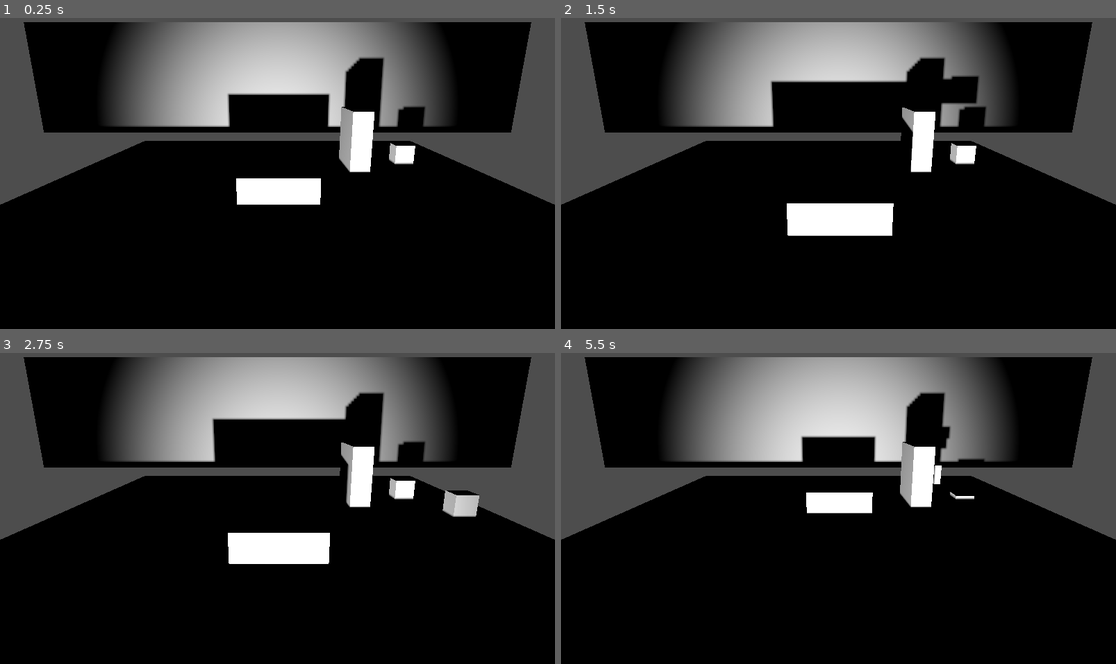
Above: before the commit, frames 1-4 (two rows, left to right).
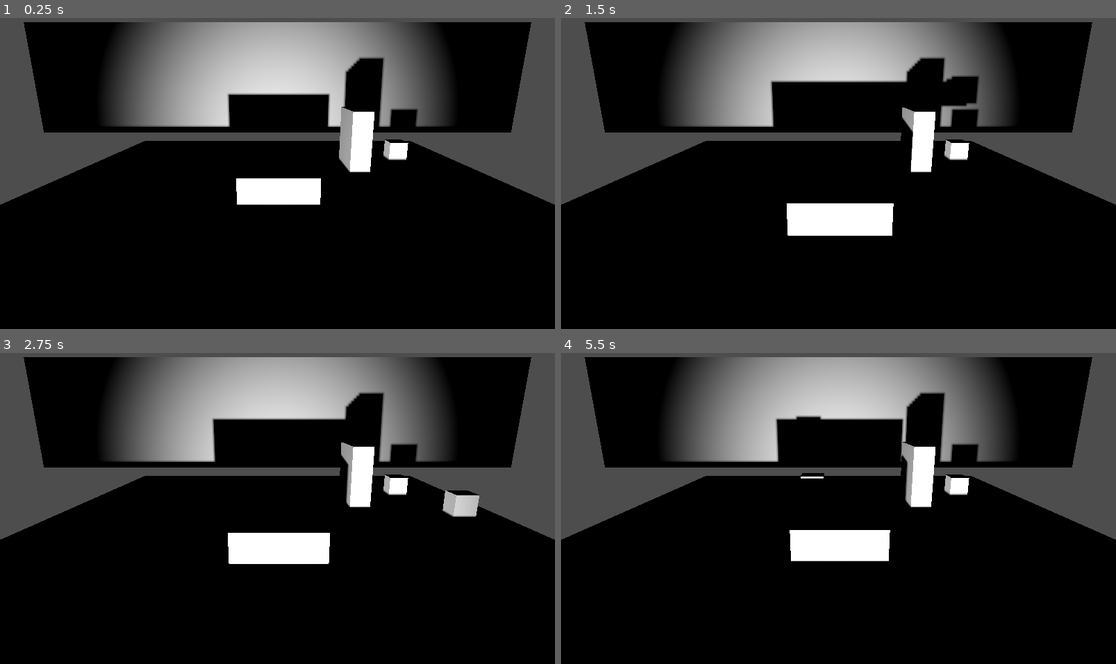
Above: after the commit, the same moments.

Repository: connorheyz/shadow-play
Game: Godot game, scene res://connors_test_scene.tscn
Two runs of this game, one before a commit and one after it. Both use one fixed random seed, a clock stepped at 60 frames per second and the inputs below. This scene is started directly instead of the project's main scene.
Inputs (mouse positions are in pixels of both pictures, inside the frame that each line leads up to):
- Up to frame 1 (0.25 s): no input
- Up to frame 2 (1.5 s): hold D (move_right) 0.53-1.28 s; tap E (switch_mode) at 0.6, 1.35 s; tap Space (jump) at 0.77 s; hold S (move_down) from 1.28 s (still down)
- Up to frame 3 (2.75 s): tap Space (jump) at 1.52 s; release S (move_down) at 2.03 s; hold D (move_right) from 2.03 s (still down); tap E (switch_mode) at 2.1 s
- Up to frame 4 (5.5 s): release D (move_right) at 2.78 s; hold W (move_up) 2.78-3.53 s; tap E (switch_mode) at 2.85, 3.6, 5.1 s; tap Space (jump) at 3.02, 3.77, 5.27 s; hold A (move_left) 3.53-4.25 s; click (838, 474) at 4.25 s, where only the run after the commit has a clickable "Retry Level"; hold A (move_left) from 5.03 s (still down)

The runs differ from the first frame. In frame 1, 0.5% of the frame differs, in the area x 69-77%, y 28-48%; in frame 2, 0.6%; in frame 3, 0.5%; in frame 4, 5.8%, in the area x 38-77%, y 20-67%.

Commit message:
fixed collision and added level win screen

Diff:
--- a/connors_test_scene.tscn
+++ b/connors_test_scene.tscn
@@ -1,11 +1,13 @@
-[gd_scene load_steps=13 format=3 uid="uid://bfrw7ncmi8kga"]
+[gd_scene load_steps=15 format=3 uid="uid://bfrw7ncmi8kga"]
 
 [ext_resource type="Script" path="res://main.gd" id="1_kbriu"]
 [ext_resource type="Script" path="res://player.gd" id="2_anjr0"]
 [ext_resource type="Script" path="res://moving_platform.gd" id="3_uotrb"]
+[ext_resource type="PackedScene" uid="uid://pt3vk2ua7qki" path="res://shadow_pressure_plate.tscn" id="4_4x6t2"]
 [ext_resource type="Script" path="res://player_shadow.gd" id="4_8r0yv"]
-[ext_resource type="Script" path="res://shadow_pressure_plate.gd" id="4_phykl"]
 [ext_resource type="PackedScene" uid="uid://cadhsnp0cue1c" path="res://shadow_collider.tscn" id="6_3p03w"]
+[ext_resource type="Script" path="res://level_win_manager.gd" id="7_gw2b8"]
+[ext_resource type="PackedScene" uid="uid://djpsoou0hhv28" path="res://level_win_screen.tscn" id="8_w23hh"]
 
 [sub_resource type="BoxMesh" id="BoxMesh_1"]
 
@@ -91,16 +93,8 @@
 [node name="CollisionShape3D" type="CollisionShape3D" parent="Wall"]
 shape = SubResource("BoxShape3D_1")
 
-[node name="Wall2" type="StaticBody3D" parent="." groups=["Projectable"]]
-transform = Transform3D(7.54979e-08, 0, 1, 0, 1, 0, -1, 0, 7.54979e-08, 6.807, 1, -2.98705)
-collision_layer = 5
-script = ExtResource("4_phykl")
-
-[node name="MeshInstance3D" type="MeshInstance3D" parent="Wall2"]
-mesh = SubResource("BoxMesh_jbxy3")
-
-[node name="CollisionShape3D" type="CollisionShape3D" parent="Wall2"]
-shape = SubResource("BoxShape3D_1")
+[node name="ShadowPressurePlate" parent="." instance=ExtResource("4_4x6t2")]
+transform = Transform3D(7.54979e-08, 0, 1, 0, 1, 0, -1, 0, 7.54979e-08, 6.807, 1, -3.98705)
 
 [node name="Spotlight" type="SpotLight3D" parent="."]
 transform = Transform3D(1, 0, 0, 0, 0.998806, 0.04885, 0, -0.04885, 0.998806, 0, 0.476619, 13.0868)
@@ -129,3 +123,12 @@
 spotlights = [NodePath("../../Spotlight")]
 vertices = Array[Vector3]([Vector3(-1, 1, 0), Vector3(1, -1, 0), Vector3(1, 1, 0), Vector3(-1, -1, 0)])
 back_wall = NodePath("../../Stage/BackWall")
+
+[node name="LevelWinManager" type="Node" parent="." node_paths=PackedStringArray("win_trigger", "player", "player_shadow")]
+script = ExtResource("7_gw2b8")
+win_trigger = NodePath("../ShadowPressurePlate")
+next_level = "main_scene.tscn"
+current_level = "connors_test_scene.tscn"
+player = NodePath("../Player3D")
+player_shadow = NodePath("../PlayerShadow")
+win_screen = ExtResource("8_w23hh")
--- /dev/null
+++ b/level_win_manager.gd
@@ -0,0 +1,27 @@
+extends Node
+
+@export var win_trigger: Trigger
+
+@export var next_level: String
+
+@export var current_level: String
+
+@export var player: Player3D
+
+@export var player_shadow: PlayerShadow
+
+@export var win_screen: Resource
+# Called when the node enters the scene tree for the first time.
+func _ready() -> void:
+	win_trigger.trigger.connect(win_level)
+
+func win_level():
+	player.enabled = false
+	player_shadow.enabled = false
+	var screen: WinScreen = win_screen.instantiate()
+	screen.next_level = next_level
+	screen.current_level = current_level
+	add_child(screen)
+
+func go_to_next_scene():
+	get_tree().change_scene_to_file("res://" + next_level)
--- /dev/null
+++ b/level_win_screen.gd
@@ -0,0 +1,21 @@
+extends Control
+class_name WinScreen
+
+@export var next_level: String
+@export var current_level: String
+@export var title_scene: String
+@export var level_select_scene: String
+
+@export var next_level_button: Button
+@export var retry_level_button: Button
+@export var level_select_button: Button
+@export var title_screen_button: Button
+# Called when the node enters the scene tree for the first time.
+func _ready() -> void:
+	next_level_button.pressed.connect(go_to_level.bind(next_level))
+	retry_level_button.pressed.connect(go_to_level.bind(current_level))
+	level_select_button.pressed.connect(go_to_level.bind(level_select_scene))
+	title_screen_button.pressed.connect(go_to_level.bind(title_scene))
+
+func go_to_level(level_name: String):
+	get_tree().change_scene_to_file("res://" + level_name)
--- /dev/null
+++ b/level_win_screen.tscn
@@ -0,0 +1,58 @@
+[gd_scene load_steps=2 format=3 uid="uid://djpsoou0hhv28"]
+
+[ext_resource type="Script" path="res://level_win_screen.gd" id="1_1wo34"]
+
+[node name="LevelWinScreen" type="Control" node_paths=PackedStringArray("next_level_button", "retry_level_button", "level_select_button", "title_screen_button")]
+layout_mode = 3
+anchors_preset = 15
+anchor_right = 1.0
+anchor_bottom = 1.0
+grow_horizontal = 2
+grow_vertical = 2
+script = ExtResource("1_1wo34")
+next_level_button = NodePath("VBoxContainer/NextLevelButton")
+retry_level_button = NodePath("VBoxContainer/RetryLevelButton")
+level_select_button = NodePath("VBoxContainer/LevelSelectButton")
+title_screen_button = NodePath("VBoxContainer/TitleScreenButton")
+
+[node name="VBoxContainer" type="VBoxContainer" parent="."]
+layout_mode = 0
+offset_left = 335.0
+offset_top = 147.0
+offset_right = 824.0
+offset_bottom = 482.0
+
+[node name="Congrats" type="Label" parent="VBoxContainer"]
+layout_mode = 2
+text = "Congratulations!"
+horizontal_alignment = 1
+
+[node name="TimeContainer" type="HBoxContainer" parent="VBoxContainer"]
+layout_mode = 2
+
+[node name="TimeTitle" type="Label" parent="VBoxContainer/TimeContainer"]
+layout_mode = 2
+text = "Time:"
+
+[node name="TimeLabel" type="Label" parent="VBoxContainer/TimeContainer"]
+layout_mode = 2
+text = "0:00
+"
+
+[node name="NextLevelButton" type="Button" parent="VBoxContainer"]
+layout_mode = 2
+text = "Next Level"
+
+[node name="RetryLevelButton" type="Button" parent="VBoxContainer"]
+layout_mode = 2
+text = "Retry Level
+"
+
+[node name="LevelSelectButton" type="Button" parent="VBoxContainer"]
+layout_mode = 2
+text = "Level Select
+"
+
+[node name="TitleScreenButton" type="Button" parent="VBoxContainer"]
+layout_mode = 2
+text = "Title Screen"
--- a/main.gd
+++ b/main.gd
@@ -12,7 +12,7 @@
 
 func _ready():
 	player_shadow.visible = false
-	player_shadow.is_active = false
+	player_shadow.enabled = false
 	player_shadow.shadow_exit.connect(shadow_die)
 
 func shadow_die():
@@ -28,8 +28,8 @@
 func get_object_corners(obj: Node3D) -> Array:
 	var corners = []
 
-	for x in [-0.5, 0.5]:
-		for y in [-0.5, 0.5]:
+	for x in [-0.5, 0.5, 0]:
+		for y in [-0.5, 0.5, 0]:
 			for z in [-0.5, 0.5]:
 				var local_pos = Vector3(x, y, z)
 				var world_pos = obj.global_transform * local_pos
@@ -87,7 +87,7 @@
 	# Enable shadow physics and disable normal collider
 	player_shadow.set_physics_process(true)
 	player_shadow.visible = true
-	player_shadow.is_active = true
+	player_shadow.enabled = true
 
 func exit_shadow_mode():
 	# Calculate new player position
@@ -97,7 +97,7 @@
 
 	player_shadow.set_physics_process(false)
 	player_shadow.visible = false
-	player_shadow.is_active = false
+	player_shadow.enabled = false
 
 func calculate_player_position_from_shadow(shadow_pos: Vector3) -> Vector3:
 	var light_pos = spotlight.global_position
--- a/player_shadow.gd
+++ b/player_shadow.gd
@@ -2,17 +2,17 @@
 class_name PlayerShadow
 
 @export var SPEED = 10.0
-@export var JUMP_FORCE = 10.0
+@export var JUMP_FORCE = 12
 @onready var shadow_collider: ShadowCollider = $ShadowCollider
 var JUMP_SPEED = 0
-@export var GRAVITY_ACCEL = 15
+@export var GRAVITY_ACCEL = 20.0
 var GRAVITY_SPEED = 0
 @export var spotlight: SpotLight3D
 
 @export var playerbody: Player3D
 var playerbody_linked = true
 
-var is_active = false
+var enabled = false
 
 var wall_frames = 0
 
@@ -61,7 +61,7 @@
 
 func _physics_process(delta):
 
-	if (!is_active):
+	if (!enabled):
 		return
 
 	if (shadow_collider.is_in_wall):
--- a/shadow_pressure_plate.gd
+++ b/shadow_pressure_plate.gd
@@ -1,4 +1,4 @@
-extends Node3D
+extends Trigger
 class_name ShadowPlate
 
 var pressed_height = 0.2
@@ -14,7 +14,9 @@
 func _press_plate():
 	if (pressed == true):
 		return
+	set_collision_layer_value(3, false)
 	scale.y = pressed_height
 	global_position.y -= (original_height-pressed_height)/2
 	pressed = true
 	plate_pressed.emit()
+	trigger.emit()
--- /dev/null
+++ b/trigger.gd
@@ -0,0 +1,4 @@
+extends PhysicsBody3D
+class_name Trigger
+
+signal trigger
